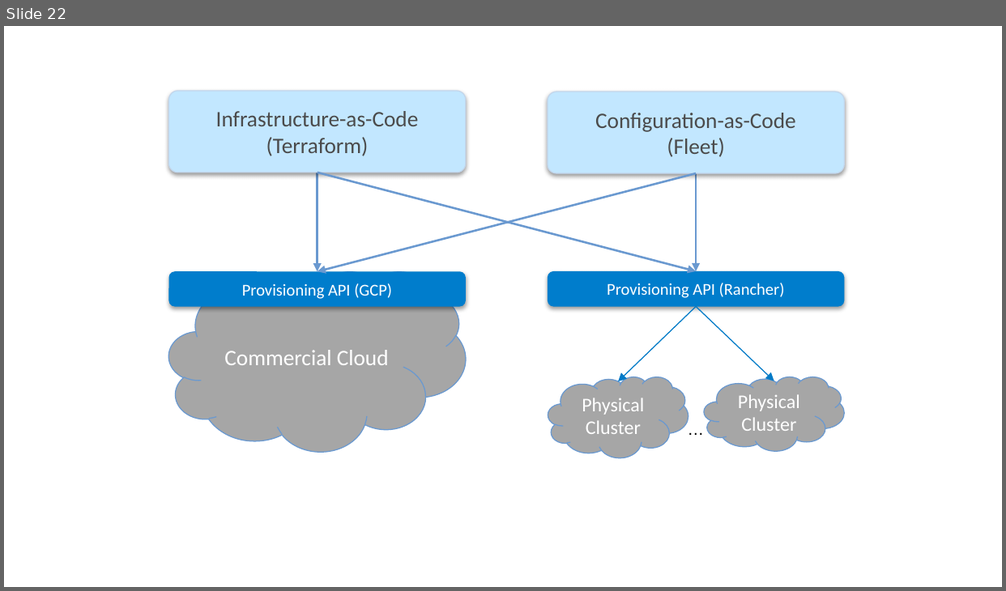
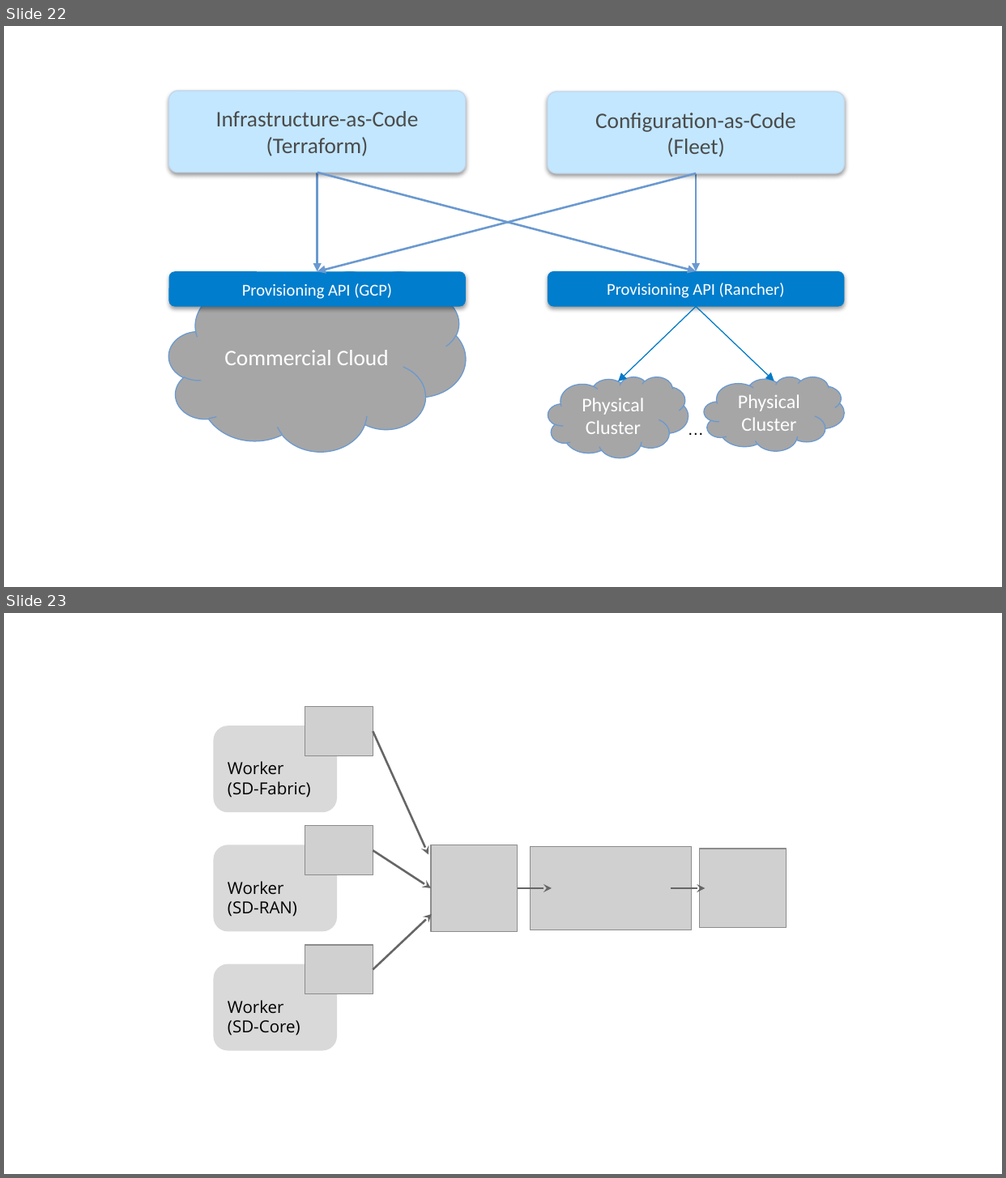
Before and after one commit to SystemsApproach/ops, a slide deck: figures.pptx. Shown one above the other, each under a label of ours: slide 22 before the commit, slides 22 and 23 after it. The pictures are 1006x591 and 1006x1178 pixels, drawn with LibreOffice and Linux fonts; fonts in the diff are those of the drawing; grey boxes stand for pictures. Boxes give left, top, right and bottom in pixels: in the first picture for what was removed or moved away, otherwise in the second. Text is boxed around its words. In the diff, an @@ line names an element or a change of style, - is before the commit and + after.

```diff
--- a/figures.pptx
+++ b/figures.pptx
@@ slide 23 added at [4,613,1002,1174], background #FFFFFF @@
@@ picture added at [305,707,373,756] @@
@@ rounded rectangle added at [214,726,337,812], fill #D9D9D9, 12 pt, text #000000 @@
+Worker
+(SD-Fabric)
@@ arrow added from (373, 732) to (428, 854), #666666 1.5 pt @@
@@ picture added at [305,825,373,875] @@
@@ rounded rectangle added at [214,845,337,932], fill #D9D9D9, 12 pt, text #000000 @@
+Worker
+(SD-RAN)
@@ arrow added from (373, 850) to (431, 888), #666666 1.5 pt @@
@@ picture added at [431,845,518,932] @@
@@ picture added at [530,846,691,931] @@
@@ picture added at [700,849,786,927] @@
@@ arrow added from (518, 888) to (552, 888), #666666 1.5 pt @@
@@ arrow added from (671, 888) to (705, 888), #666666 1.5 pt @@
@@ arrow added from (373, 969) to (431, 914), #666666 1.5 pt @@
@@ picture added at [305,945,373,995] @@
@@ rounded rectangle added at [214,965,337,1051], fill #D9D9D9, 12 pt, text #000000 @@
+Worker
+(SD-Core)
```
Also in this commit, not shown: 4 other files.
